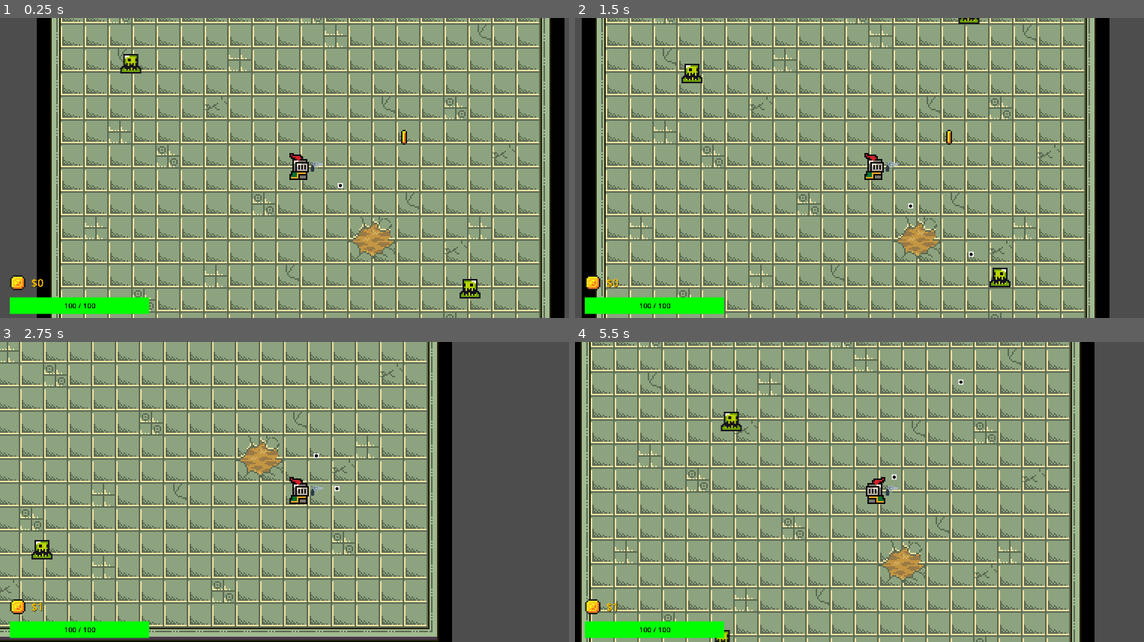
Above: before the commit, frames 1-4 (two rows, left to right).
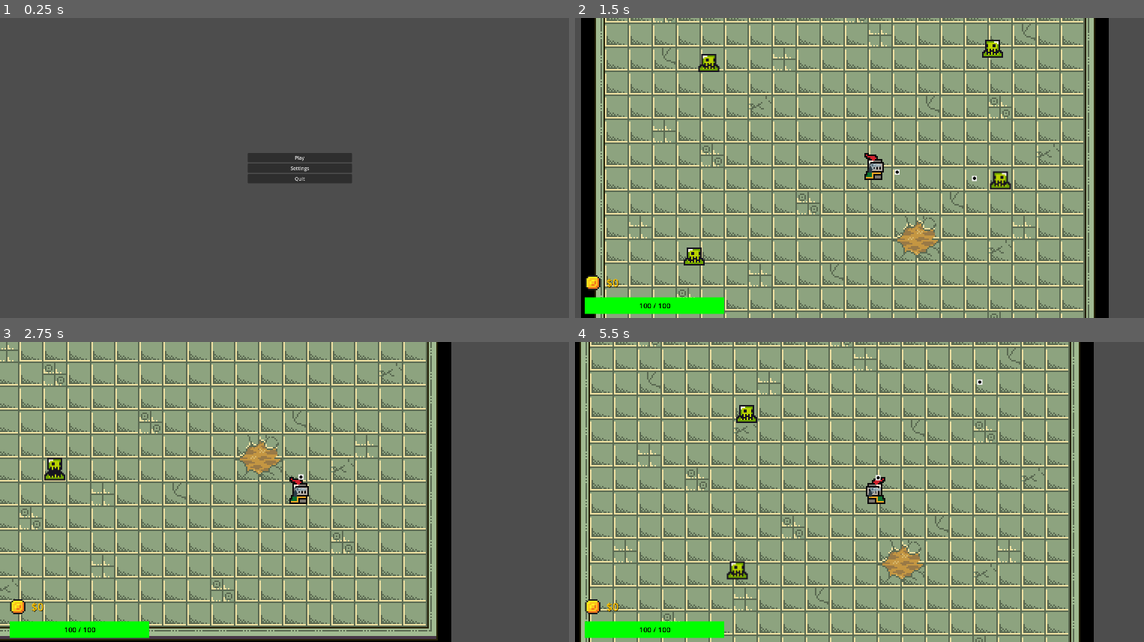
Above: after the commit, the same moments.

Repository: jtmchenry/2D-Roguelike-Game-Game-Jam-2025
Game: Godot game, scene res://ui/main_menu.tscn
The game is run twice, just before and just after one commit, with the same random seed, the same clock (stepped at 60 frames per second) and the same inputs. Before the commit the project starts from res://levels/sandbox.tscn.
Inputs (mouse positions are in pixels of both pictures, inside the frame that each line leads up to):
- Up to frame 1 (0.25 s): no input
- Up to frame 2 (1.5 s): click (876, 156) at 0.5 s, where only the run after the commit has a clickable "Play"; hold Right (move_right) from 1.28 s (still down)
- Up to frame 3 (2.75 s): release Right (move_right) at 2.03 s; hold Down (move_down) from 2.03 s (still down)
- Up to frame 4 (5.5 s): release Down (move_down) at 2.78 s; hold Right (move_right) 2.78-3.53 s; hold Up (move_up) 3.53-4.28 s; hold Left (move_left) from 4.28 s (still down)

The runs differ from the first frame. In frame 1, 93% of the frame differs, in the area x 1-100%, y 0-100%; in frame 2, 21%; in frame 3, 18%; in frame 4, 20%.

Commit message:
This is where it starts

Diff:
--- /dev/null
+++ b/2d-roguelike/game.gd
@@ -0,0 +1,24 @@
+extends Node
+
+var current_level: int = 1
+var last_level = 5
+
+func start():
+	get_tree().change_scene_to_file(_current_level_scene_path())
+
+func level_complete():
+	if current_level == last_level:
+		print("You beat the game!")
+		return
+	current_level += 1
+	get_tree().change_scene_to_file("res://upgrade.tscn")
+
+func upgrade_complete():
+
+	get_tree().change_scene_to_file("res://shop.tscn")
+
+func shop_complete():
+	get_tree().change_scene_to_file(_current_level_scene_path())
+
+func _current_level_scene_path() -> String:
+	return "res://levels/level_%d.tscn" % current_level
--- /dev/null
+++ b/2d-roguelike/levels/level_1.tscn
@@ -0,0 +1,31 @@
+[gd_scene load_steps=7 format=3 uid="uid://vyh83bel05jy"]
+
+[ext_resource type="PackedScene" uid="uid://bjq2qdpee4w3f" path="res://levels/level_0.tscn" id="1_vn7o3"]
+[ext_resource type="PackedScene" uid="uid://bi0wmrp1kqfxp" path="res://ui/hud/hud.tscn" id="2_jirdo"]
+[ext_resource type="PackedScene" uid="uid://bm1ipexiutcqk" path="res://player/player.tscn" id="3_bt44k"]
+[ext_resource type="PackedScene" uid="uid://bggoq8pe341u5" path="res://player/Weapon.tscn" id="4_kx6l7"]
+[ext_resource type="PackedScene" uid="uid://ppshjh2npp44" path="res://player/Bullet.tscn" id="5_n46q3"]
+[ext_resource type="PackedScene" uid="uid://fhqdcygqhv8m" path="res://monster/monster.tscn" id="6_btoec"]
+
+[node name="Level1" type="Node2D"]
+
+[node name="Level0" parent="." instance=ExtResource("1_vn7o3")]
+
+[node name="HUD" parent="." instance=ExtResource("2_jirdo")]
+
+[node name="Player" parent="." instance=ExtResource("3_bt44k")]
+
+[node name="Weapon" parent="Player" instance=ExtResource("4_kx6l7")]
+bullet_scene = ExtResource("5_n46q3")
+
+[node name="Monster2" parent="." instance=ExtResource("6_btoec")]
+position = Vector2(-542, 318)
+
+[node name="Monster3" parent="." instance=ExtResource("6_btoec")]
+position = Vector2(565, 45)
+
+[node name="Monster4" parent="." instance=ExtResource("6_btoec")]
+position = Vector2(-490, -378)
+
+[node name="Monster5" parent="." instance=ExtResource("6_btoec")]
+position = Vector2(528, -427)
--- a/2d-roguelike/monster/monster.gd
+++ b/2d-roguelike/monster/monster.gd
@@ -30,7 +30,6 @@
 
 	move_and_slide()
 
-
 func _on_area_2d_body_entered(body: Node2D) -> void:
 	if (_is_player(body)):
 		_damage_player()
--- a/2d-roguelike/project.godot
+++ b/2d-roguelike/project.godot
@@ -11,9 +11,13 @@
 [application]
 
 config/name="2d Roguelike"
-run/main_scene="uid://blr5cemfmikr4"
+run/main_scene="uid://70qp4cuw43e7"
 config/features=PackedStringArray("4.4", "Forward Plus")
 config/icon="res://icon.svg"
+
+[autoload]
+
+Game="*res://game.gd"
 
 [display]
 
--- /dev/null
+++ b/2d-roguelike/ui/main_menu.gd
@@ -0,0 +1,4 @@
+extends CanvasLayer
+
+func _on_start_button_pressed() -> void:
+	Game.start()
--- a/2d-roguelike/ui/main_menu.tscn
+++ b/2d-roguelike/ui/main_menu.tscn
@@ -1,16 +1,17 @@
-[gd_scene format=3 uid="uid://70qp4cuw43e7"]
+[gd_scene load_steps=2 format=3 uid="uid://70qp4cuw43e7"]
+
+[ext_resource type="Script" uid="uid://q5444ygud4ae" path="res://ui/main_menu.gd" id="1_t7e0r"]
 
 [node name="Main Menu" type="CanvasLayer"]
+script = ExtResource("1_t7e0r")
 
 [node name="Control" type="Control" parent="."]
 layout_mode = 3
-anchors_preset = 15
-anchor_right = 1.0
-anchor_bottom = 1.0
-offset_left = 114.0
-offset_top = 500.0
-offset_right = 114.0
-offset_bottom = 500.0
+anchors_preset = 8
+anchor_left = 0.5
+anchor_top = 0.5
+anchor_right = 0.5
+anchor_bottom = 0.5
 grow_horizontal = 2
 grow_vertical = 2
 size_flags_horizontal = 0
@@ -41,3 +42,5 @@
 layout_mode = 2
 text = "Quit
 "
+
+[connection signal="pressed" from="Control/VBoxContainer/Start_Button" to="." method="_on_start_button_pressed"]
Not shown, added: 2d-roguelike/game.gd.uid
Not shown, added: 2d-roguelike/ui/main_menu.gd.uid
